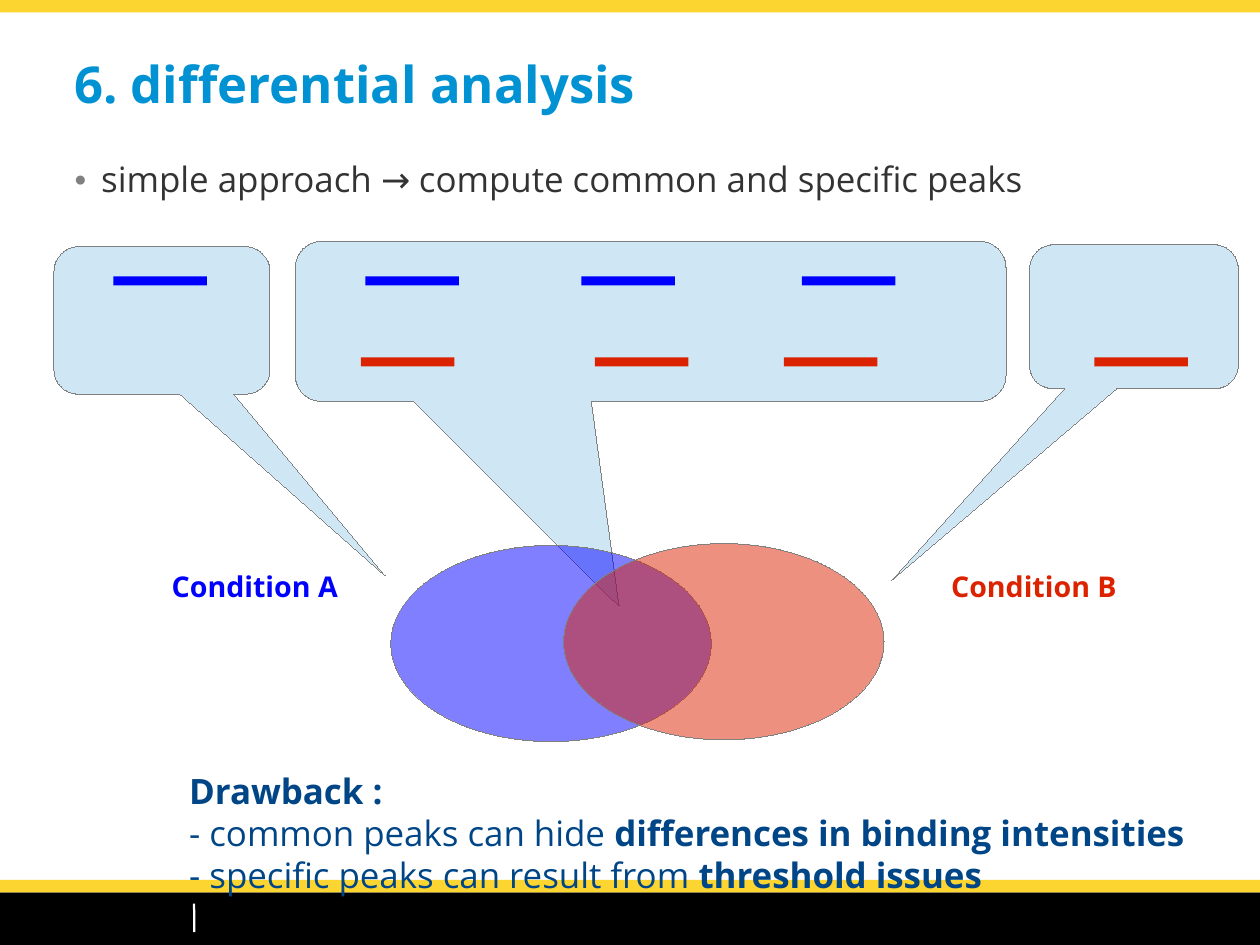
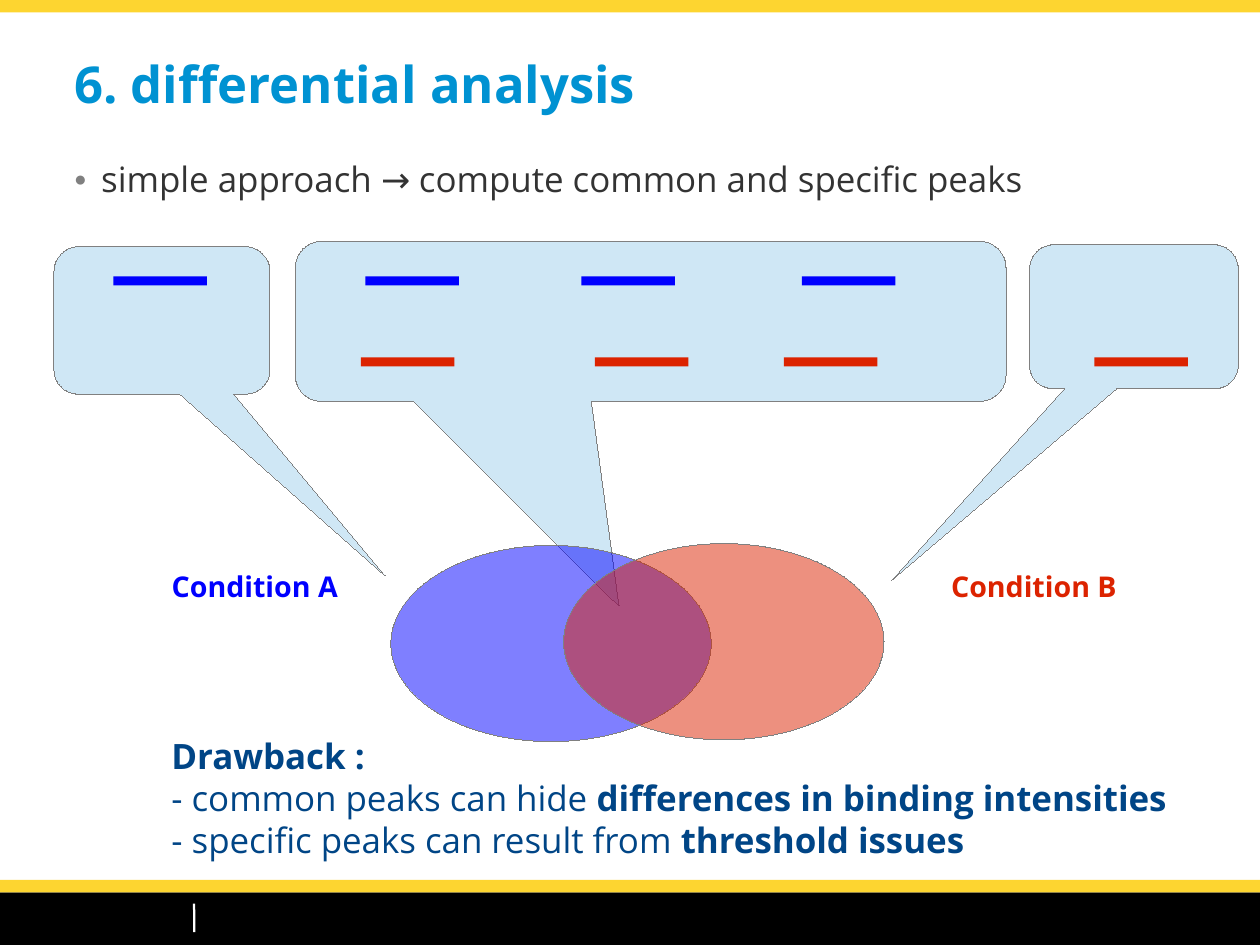
Before and after one commit to dputhier/EBA_2015_ChIP-Seq, a slide deck: slide 38 of slides/chipseq_CarlHerrmann_Roscoff2015.odp (slide 37 before the commit). Drawn at 1260x945 pixels with LibreOffice and Linux fonts; fonts in the diff are those of the drawing; background and template pictures are left out. Boxes give left, top, right and bottom in pixels: in the first picture for what was removed or moved away, otherwise in the second. Text is boxed around its words. In the diff, an @@ line names an element or a change of style, - is before the commit and + after.

```diff
--- a/slides/chipseq_CarlHerrmann_Roscoff2015.odp
+++ b/slides/chipseq_CarlHerrmann_Roscoff2015.odp
@@ text "Drawback :": place and size @@
-text "Drawback :" at (189,777,1184,897)
+text "Drawback :" at (171,742,1167,862)
```
Also in this commit, not shown: 6 other slides changed, 2 slides added, 1 other file.
